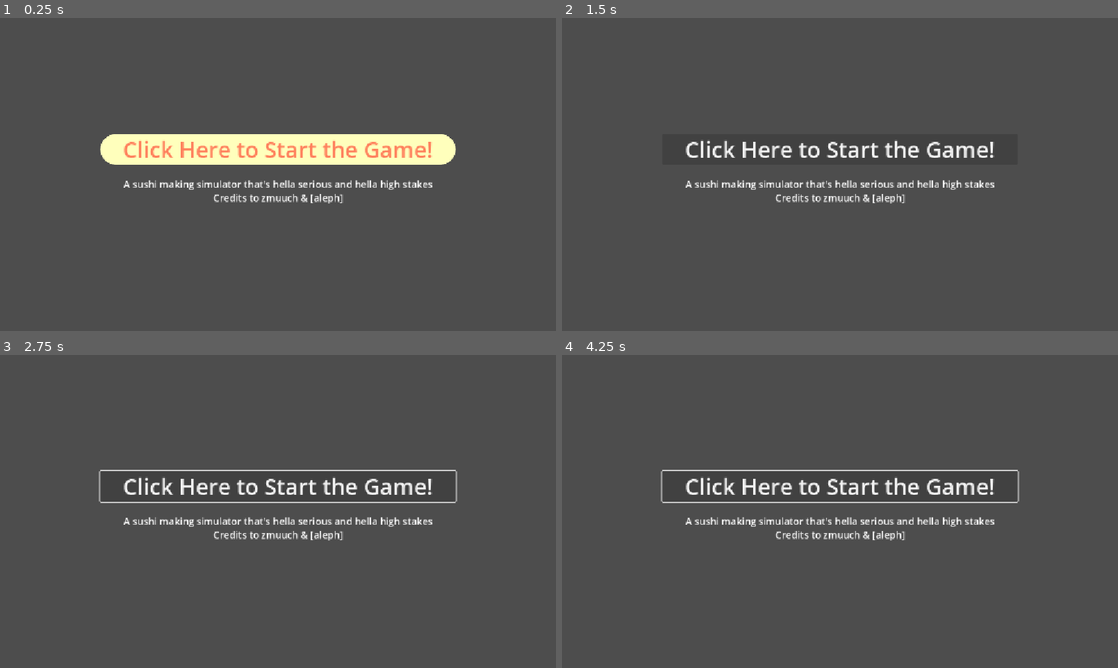
Above: before the commit, frames 1-4 (two rows, left to right).
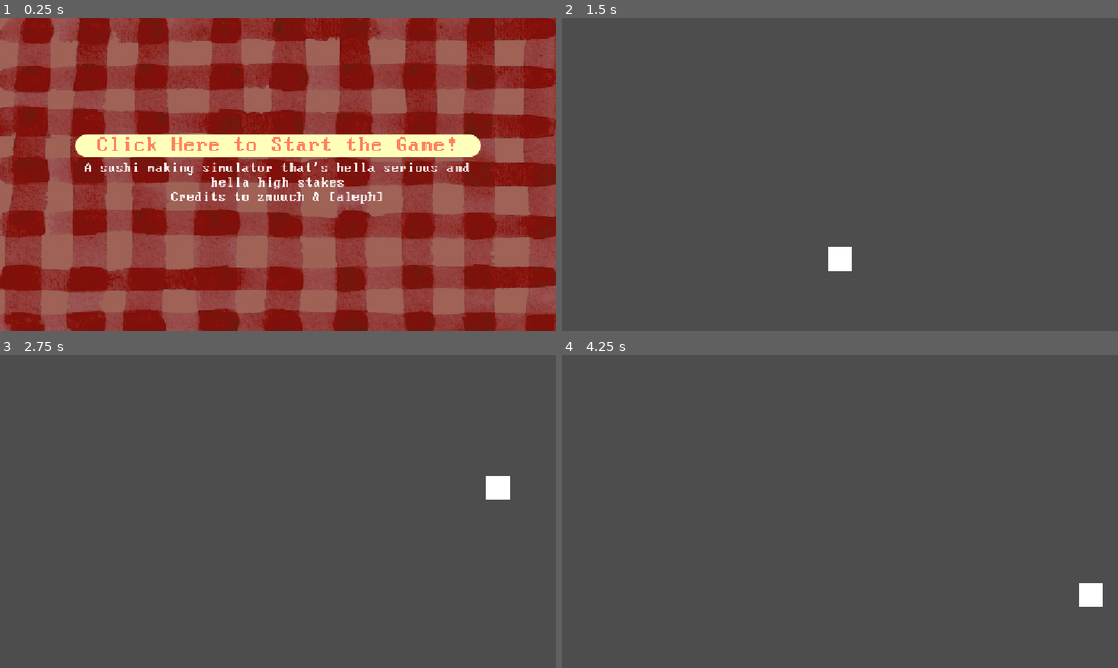
Above: after the commit, the same moments.

Repository: zmuuch/conveyor-belt
Game: Godot game, scene res://Scenes/MainMenu.tscn
Two runs of this game, one before a commit and one after it. Both use one fixed random seed, a clock stepped at 60 frames per second and the inputs below.
Inputs (mouse positions are in pixels of both pictures, inside the frame that each line leads up to):
- Up to frame 1 (0.25 s): no input
- Up to frame 2 (1.5 s): click "Click Here to Start the Game!" at 0.5 s; click (840, 149) at 1.25 s, where only the run before the commit has a clickable "Click Here to Start the Game!"
- Up to frame 3 (2.75 s): tap Enter (ui_accept) at 2, 2.1, 2.27, 2.57 s; hold Right (ui_right) from 2.03 s (still down)
- Up to frame 4 (4.25 s): tap Enter (ui_accept) at 2.85, 3.02, 3.32, 3.5, 3.6 s; release Right (ui_right) at 3.53 s; hold Left (ui_left) from 3.53 s (still down)

The runs differ from the first frame. In frame 1, 97% of the frame differs, in the area x 0-100%, y 0-100%; in frame 2, 2.5%; in frame 3, 3.1%; in frame 4, 3.1%.

Commit message:
created a main menu that works and some player mechanics

Diff:
--- a/Scenes/MainMenu.tscn
+++ b/Scenes/MainMenu.tscn
@@ -1,4 +1,12 @@
 [gd_scene format=3 uid="uid://dq3sc28dlto0n"]
+
+[ext_resource type="Script" uid="uid://mgpc8ugxno1m" path="res://Scripts/mainMenu.gd" id="1_8saeu"]
+[ext_resource type="Texture2D" uid="uid://c72f16fbt5ctd" path="res://Assets/bckgrnd.jpg" id="1_tt5f1"]
+[ext_resource type="FontFile" uid="uid://bn5qaqwm7yblh" path="res://Assets/PerfectDOSVGA437.ttf" id="2_853f1"]
+
+[sub_resource type="StyleBoxTexture" id="StyleBoxTexture_fqqo4"]
+texture = ExtResource("1_tt5f1")
+modulate_color = Color(0.6284214, 0.41493627, 0.40738717, 1)
 
 [sub_resource type="StyleBoxFlat" id="StyleBoxFlat_fqqo4"]
 bg_color = Color(2.0097585, 1.6414999, 0.73759264, 1)
@@ -7,6 +15,22 @@
 corner_radius_bottom_right = 32
 corner_radius_bottom_left = 32
 
+[sub_resource type="StyleBoxFlat" id="StyleBoxFlat_853f1"]
+bg_color = Color(0.6936385, 0.5964745, 0.41874817, 1)
+corner_radius_top_left = 32
+corner_radius_top_right = 32
+corner_radius_bottom_right = 32
+corner_radius_bottom_left = 32
+
+[sub_resource type="StyleBoxFlat" id="StyleBoxFlat_8saeu"]
+bg_color = Color(0.8765207, 0.7103168, 0.30173233, 1)
+corner_radius_top_left = 32
+corner_radius_top_right = 32
+corner_radius_bottom_right = 32
+corner_radius_bottom_left = 32
+
+[sub_resource type="StyleBoxEmpty" id="StyleBoxEmpty_ghw46"]
+
 [node name="MainMenu" type="Control" unique_id=1662801851]
 layout_mode = 3
 anchors_preset = 15
@@ -14,6 +38,16 @@
 anchor_bottom = 1.0
 grow_horizontal = 2
 grow_vertical = 2
+script = ExtResource("1_8saeu")
+
+[node name="Panel" type="Panel" parent="." unique_id=356024945]
+layout_mode = 1
+anchors_preset = 15
+anchor_right = 1.0
+anchor_bottom = 1.0
+grow_horizontal = 2
+grow_vertical = 2
+theme_override_styles/panel = SubResource("StyleBoxTexture_fqqo4")
 
 [node name="VBoxContainer" type="VBoxContainer" parent="." unique_id=1130938455]
 layout_mode = 1
@@ -22,25 +56,35 @@
 anchor_top = 0.5
 anchor_right = 0.5
 anchor_bottom = 0.5
-offset_left = -368.0
-offset_top = -84.0
-offset_right = 368.0
-offset_bottom = 84.0
+offset_left = -420.0
+offset_top = -83.0
+offset_right = 420.0
+offset_bottom = 124.0
 grow_horizontal = 2
 grow_vertical = 2
 
 [node name="Button" type="Button" parent="VBoxContainer" unique_id=873099488]
 layout_mode = 2
-theme_override_colors/font_color = Color(1, 0.5011342, 0.36168835, 1)
+theme_override_colors/font_color = Color(1, 0.5019608, 0.36078432, 1)
+theme_override_colors/font_focus_color = Color(1, 0.5019608, 0.36078432, 1)
+theme_override_colors/font_pressed_color = Color(0.50642544, 0.13219789, 1.540184e-06, 1)
+theme_override_colors/font_hover_color = Color(0.89536, 0.26188213, 8.856058e-06, 1)
+theme_override_fonts/font = ExtResource("2_853f1")
 theme_override_font_sizes/font_size = 46
 theme_override_styles/normal = SubResource("StyleBoxFlat_fqqo4")
+theme_override_styles/pressed = SubResource("StyleBoxFlat_853f1")
+theme_override_styles/hover = SubResource("StyleBoxFlat_8saeu")
+theme_override_styles/focus = SubResource("StyleBoxEmpty_ghw46")
 text = "Click Here to Start the Game!"
 
 [node name="IntroText" type="RichTextLabel" parent="VBoxContainer" unique_id=1731037635]
 custom_minimum_size = Vector2(32, 100)
 layout_mode = 2
-theme_override_font_sizes/normal_font_size = 20
+theme_override_fonts/normal_font = ExtResource("2_853f1")
+theme_override_font_sizes/normal_font_size = 29
 text = "A sushi making simulator that's hella serious and hella high stakes
 Credits to zmuuch & [aleph]"
 horizontal_alignment = 1
 vertical_alignment = 1
+
+[connection signal="pressed" from="VBoxContainer/Button" to="." method="_on_start_pressed"]
--- /dev/null
+++ b/Scenes/game.tscn
@@ -0,0 +1,18 @@
+[gd_scene format=3 uid="uid://cd0tynalm6dco"]
+
+[ext_resource type="PackedScene" uid="uid://do2qsu6q3e78l" path="res://Scenes/player.tscn" id="1_ebmjs"]
+
+[sub_resource type="WorldBoundaryShape2D" id="WorldBoundaryShape2D_fqqo4"]
+
+[node name="Game" type="Node2D" unique_id=730885]
+
+[node name="Player" parent="." unique_id=1574548642 instance=ExtResource("1_ebmjs")]
+
+[node name="Camera2D" type="Camera2D" parent="." unique_id=424297314]
+zoom = Vector2(50, 50)
+
+[node name="StaticBody2D" type="StaticBody2D" parent="." unique_id=376973623]
+
+[node name="CollisionShape2D" type="CollisionShape2D" parent="StaticBody2D" unique_id=2058363712]
+position = Vector2(1, 4)
+shape = SubResource("WorldBoundaryShape2D_fqqo4")
--- /dev/null
+++ b/Scenes/player.tscn
@@ -0,0 +1,17 @@
+[gd_scene format=3 uid="uid://do2qsu6q3e78l"]
+
+[ext_resource type="Script" uid="uid://bvfagcvu2x7de" path="res://Scripts/player.gd" id="1_v0iea"]
+
+[sub_resource type="CanvasTexture" id="CanvasTexture_sh265"]
+
+[sub_resource type="RectangleShape2D" id="RectangleShape2D_4flbx"]
+size = Vector2(1, 1)
+
+[node name="Player" type="CharacterBody2D" unique_id=1574548642]
+script = ExtResource("1_v0iea")
+
+[node name="Sprite2D" type="Sprite2D" parent="." unique_id=1223070083]
+texture = SubResource("CanvasTexture_sh265")
+
+[node name="CollisionShape2D" type="CollisionShape2D" parent="." unique_id=1090667948]
+shape = SubResource("RectangleShape2D_4flbx")
--- /dev/null
+++ b/Scripts/mainMenu.gd
@@ -0,0 +1,15 @@
+extends Control
+
+
+# Called when the node enters the scene tree for the first time.
+func _ready() -> void:
+	pass # Replace with function body.
+
+
+# Called every frame. 'delta' is the elapsed time since the previous frame.
+func _process(delta: float) -> void:
+	pass
+
+
+func _on_start_pressed() -> void:
+	get_tree().change_scene_to_file("res://Scenes/game.tscn")
--- /dev/null
+++ b/Scripts/player.gd
@@ -0,0 +1,25 @@
+extends CharacterBody2D
+
+
+const SPEED = 13.0
+const JUMP_VELOCITY = -100.0
+
+
+func _physics_process(delta: float) -> void:
+	# Add the gravity.
+	if not is_on_floor():
+		velocity += get_gravity() * delta
+
+	# Handle jump.
+	if Input.is_action_just_pressed("ui_accept") and is_on_floor():
+		velocity.y = JUMP_VELOCITY
+
+	# Get the input direction and handle the movement/deceleration.
+	# As good practice, you should replace UI actions with custom gameplay actions.
+	var direction := Input.get_axis("ui_left", "ui_right")
+	if direction:
+		velocity.x = direction * SPEED
+	else:
+		velocity.x = move_toward(velocity.x, 0, SPEED)
+
+	move_and_slide()
--- a/node_2d.tscn
+++ /dev/null
@@ -1,3 +0,0 @@
-[gd_scene format=3 uid="uid://blja2yl2n4jd4"]
-
-[node name="Node2D" type="Node2D" unique_id=1785991870]
--- a/project.godot
+++ b/project.godot
@@ -30,4 +30,5 @@
 
 [rendering]
 
+textures/canvas_textures/default_texture_filter=0
 rendering_device/driver.windows="d3d12"
Binary file added: Assets/PerfectDOSVGA437.ttf
Not shown, added: Assets/PerfectDOSVGA437.ttf.import
Binary file added: Assets/bckgrnd.jpg
Not shown, added: Assets/bckgrnd.jpg.import
Not shown, added: Scripts/mainMenu.gd.uid
Not shown, added: Scripts/player.gd.uid
